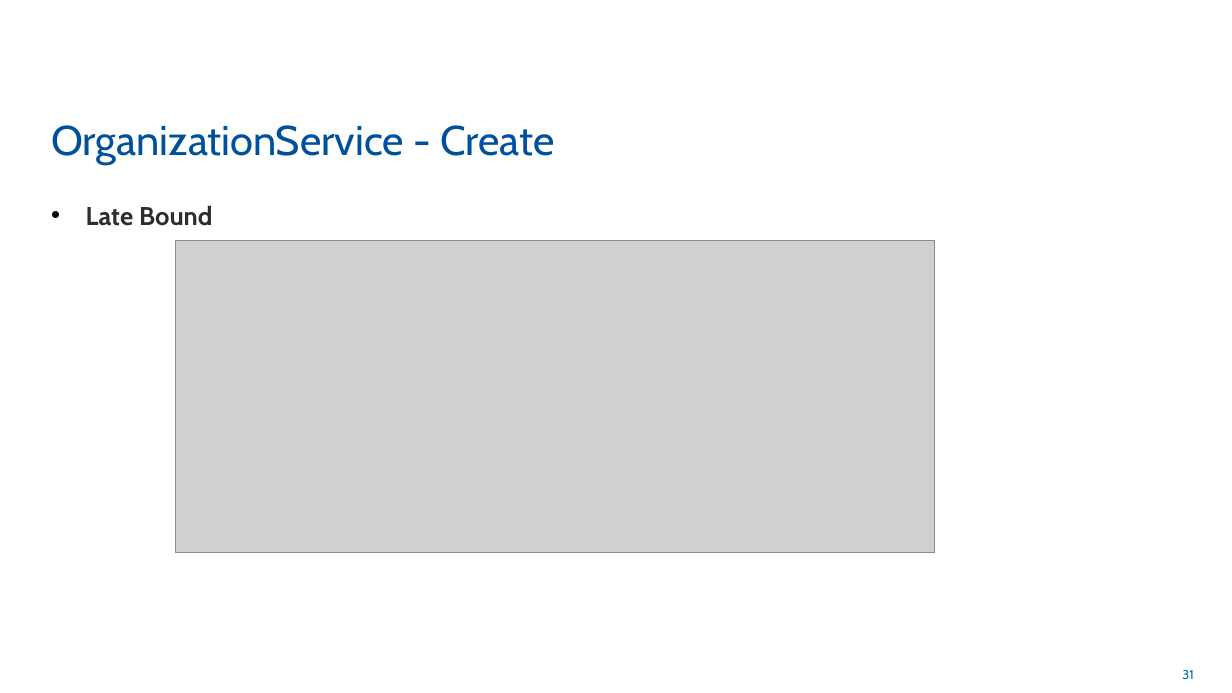
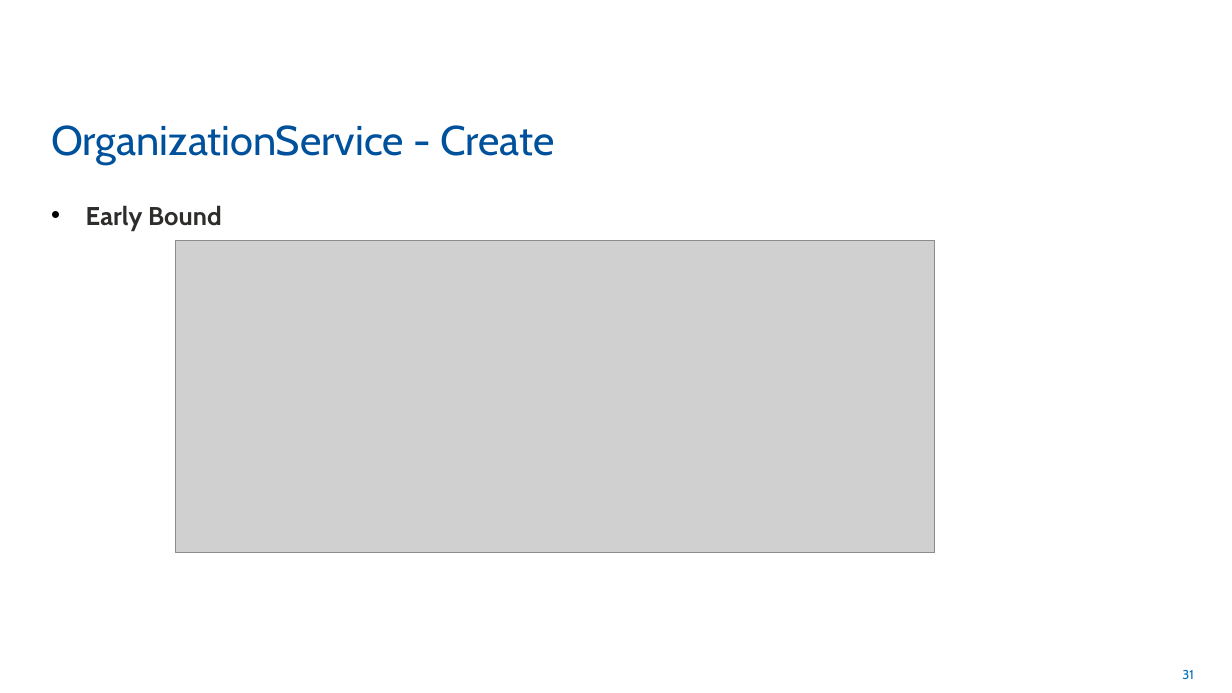
Before and after one commit to rogerhillgsy/CRMTraining, a slide deck: slide 31 of Documents/QA Powerpoints/Module 2.pptx. Drawn at 1232x693 pixels with LibreOffice and Linux fonts; fonts in the diff are those of the drawing; grey boxes stand for pictures. Boxes give left, top, right and bottom in pixels: in the first picture for what was removed or moved away, otherwise in the second. Text is boxed around its words. In the diff, an @@ line names an element or a change of style, - is before the commit and + after.

```diff
--- a/Documents/QA Powerpoints/Module 2.pptx
+++ b/Documents/QA Powerpoints/Module 2.pptx
@@ text at [86,205,222,231]: text changed @@
-• Late Bound
+• Early Bound
```
Also in this commit, not shown: 4 other slides changed, 1 other file.
